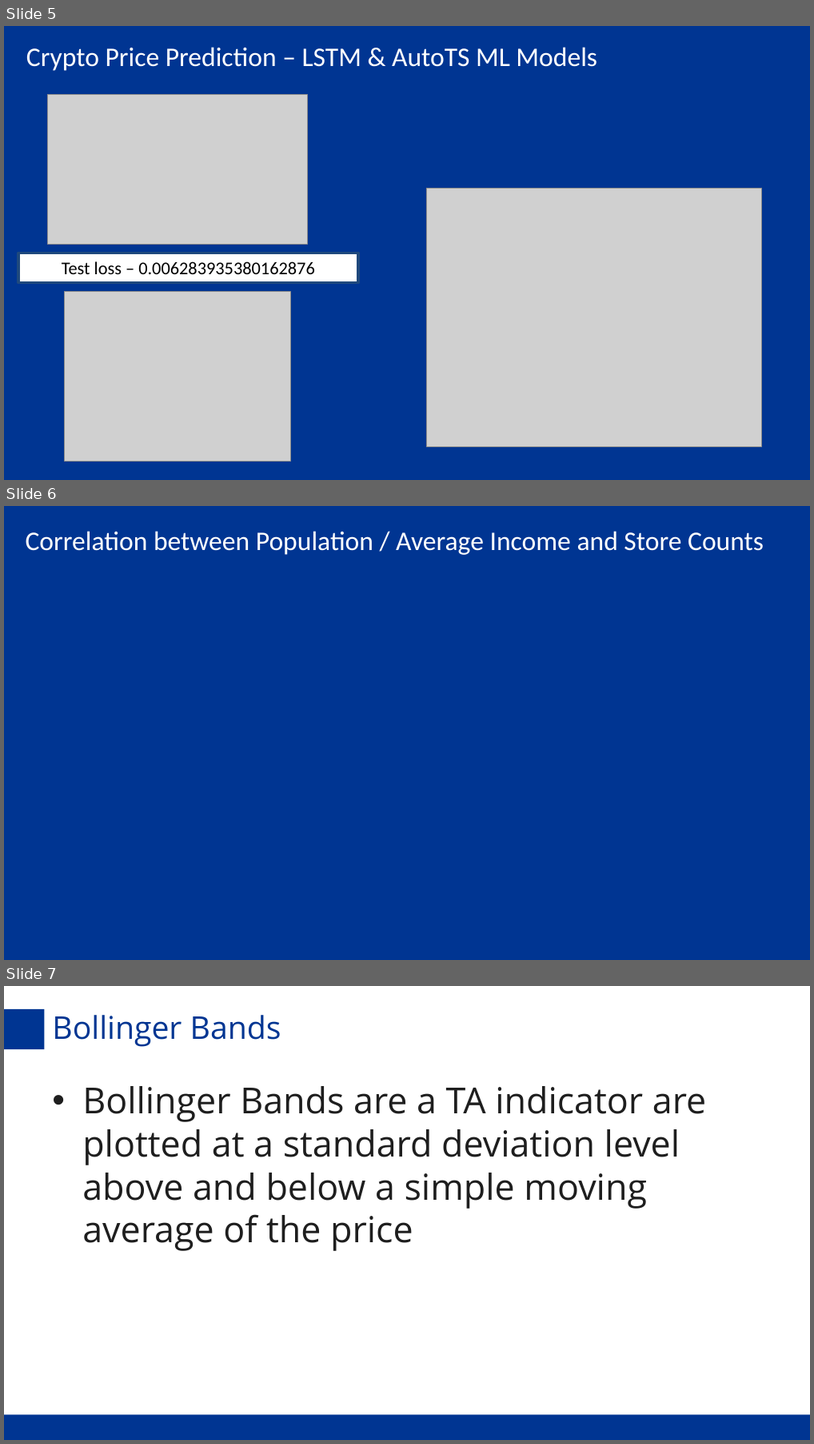
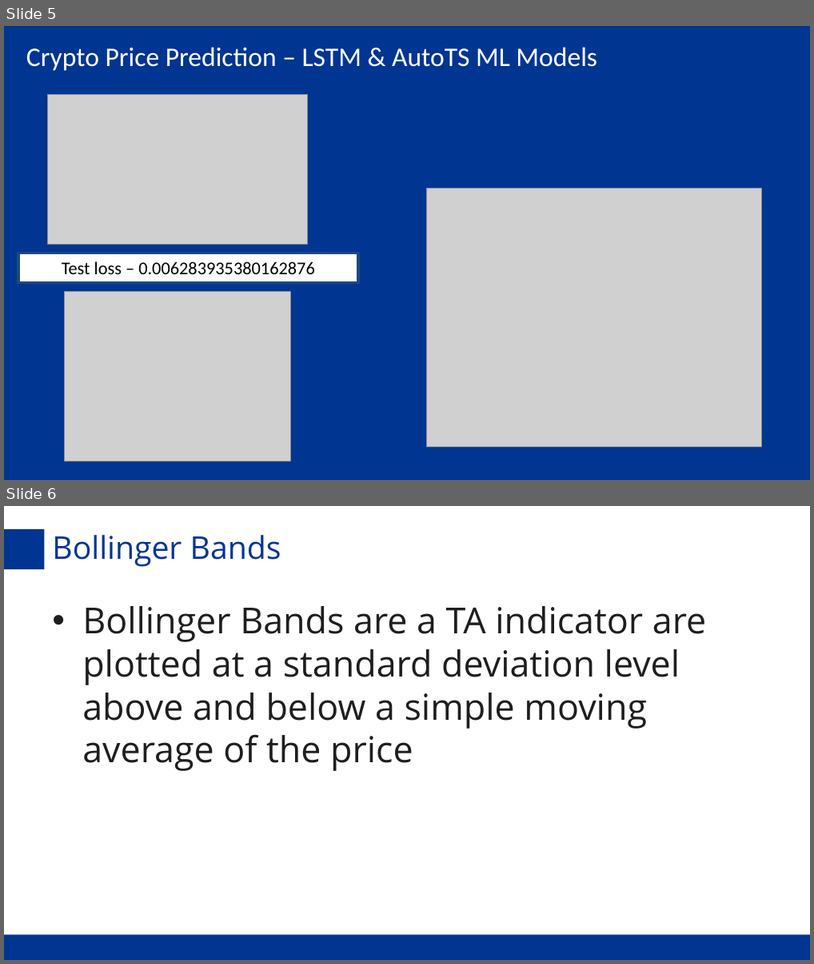
Before and after one commit to Fsalomon496/Crypto_Price_Prediction_Bot, a slide deck: Project_Two_XRP_Analysis.pptx. Shown one above the other, each under a label of ours: slides 5, 6 and 7 before the commit, slides 5 and 6 after it. The pictures are 814x1444 and 814x964 pixels, drawn with LibreOffice and Linux fonts; fonts in the diff are those of the drawing; grey boxes stand for pictures; background and template pictures are left out. Boxes give left, top, right and bottom in pixels: in the first picture for what was removed or moved away, otherwise in the second. Text is boxed around its words. In the diff, an @@ line names an element or a change of style, - is before the commit and + after.

```diff
--- a/Project_Two_XRP_Analysis.pptx
+++ b/Project_Two_XRP_Analysis.pptx
@@ slide 6 removed at (4,506,810,960), background #FFFFFF; not listed: 1 template element that a slide beside it also shows @@
@@ text removed at (26,531,764,555) @@
-Correlation between Population / Average Income and Store Counts
@@ what was slide 7 is now slide 6 @@
```
Also in this commit, not shown: 1 slide changed, 1 slide added, 1 other file.
